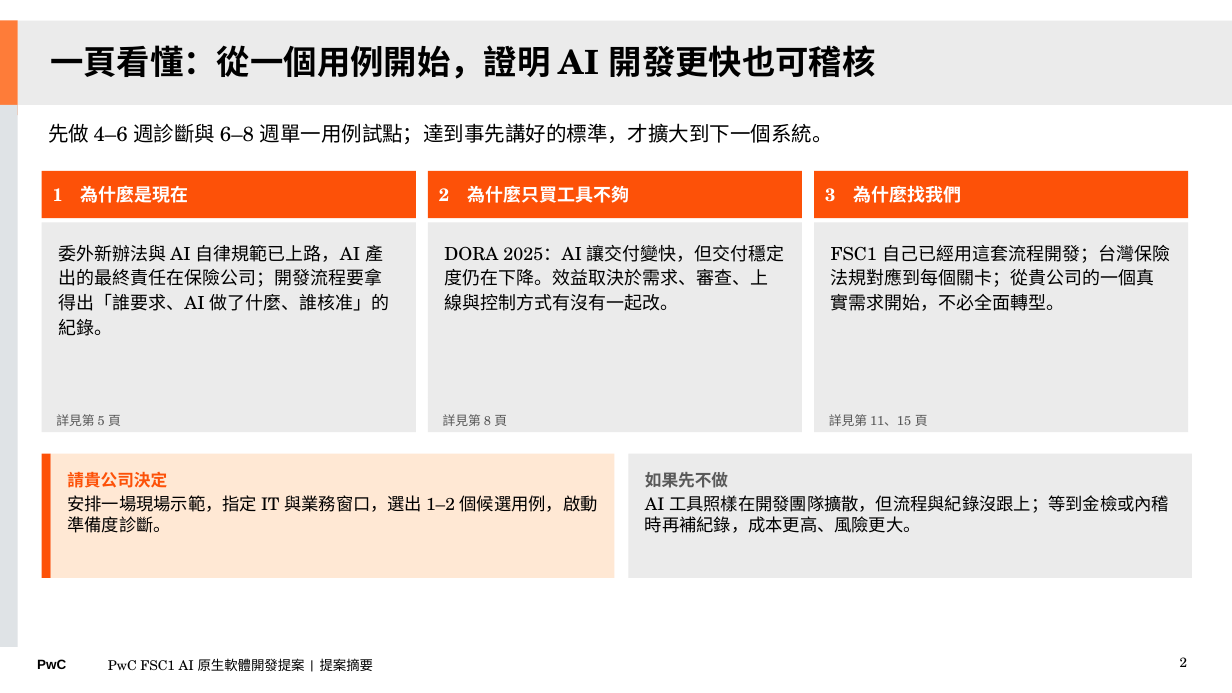
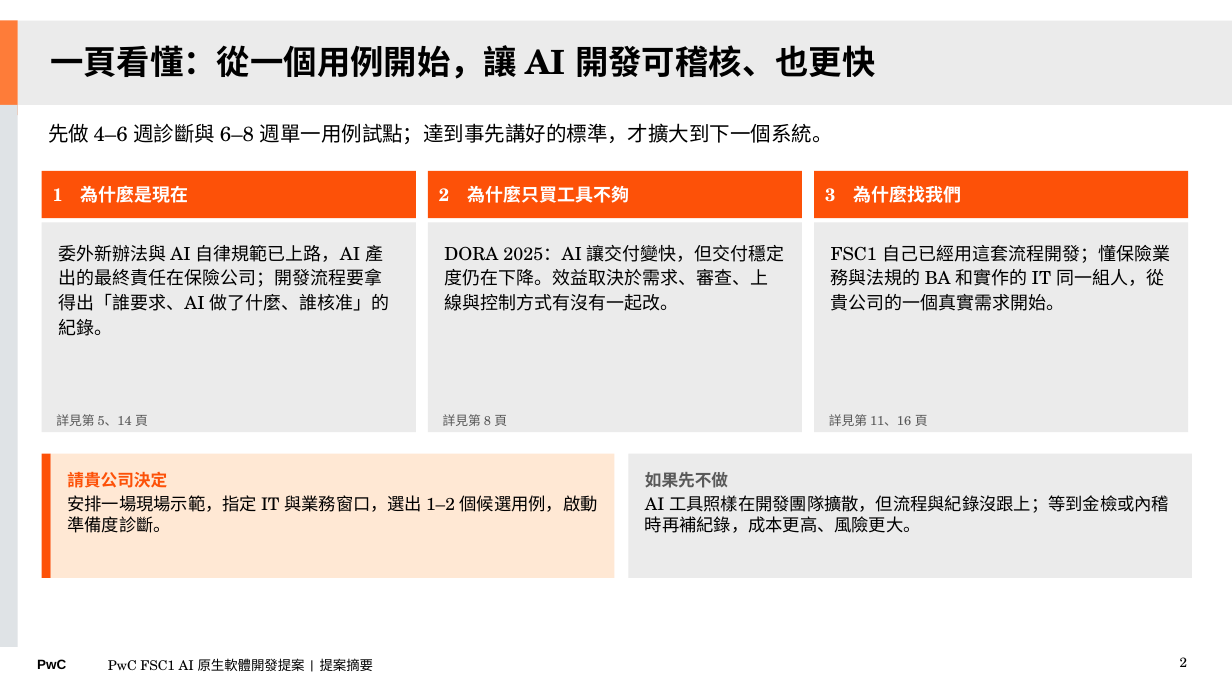
Before and after one commit to Robshao/PwC_FSC1, a slide deck: slide 2 of research/ai-native-sdlc/AI原生軟體開發_合夥人提案簡報_客戶版.pptx. Drawn at 1232x693 pixels with LibreOffice and Linux fonts; fonts in the diff are those of the drawing. Boxes give left, top, right and bottom in pixels: in the first picture for what was removed or moved away, otherwise in the second. Text is boxed around its words. In the diff, an @@ line names an element or a change of style, - is before the commit and + after.

```diff
--- a/research/ai-native-sdlc/AI原生軟體開發_合夥人提案簡報_客戶版.pptx
+++ b/research/ai-native-sdlc/AI原生軟體開發_合夥人提案簡報_客戶版.pptx
@@ title at (50, 45, 875, 79): text changed @@
-一頁看懂：從一個用例開始，證明 AI 開發更快也可稽核
+一頁看懂：從一個用例開始，讓 AI 開發可稽核、也更快
@@ text in rectangle at (831, 245, 1170, 311): text changed @@
-FSC1 自己已經用這套流程開發；台灣保險法規對應到每個關卡；從貴公司的一個真實需求開始，不必全面轉型。
+FSC1 自己已經用這套流程開發；懂保險業務與法規的 BA 和實作的 IT 同一組人，從貴公司的一個真實需求開始。
@@ text in rectangle at (56, 414, 148, 426): text changed @@
-詳見第 5 頁
+詳見第 5、14 頁
@@ text in rectangle at (829, 414, 928, 426): text changed @@
-詳見第 11、15 頁
+詳見第 11、16 頁
```
Also in this commit, not shown: 6 other slides changed, 2 slides added, 5 other files.
